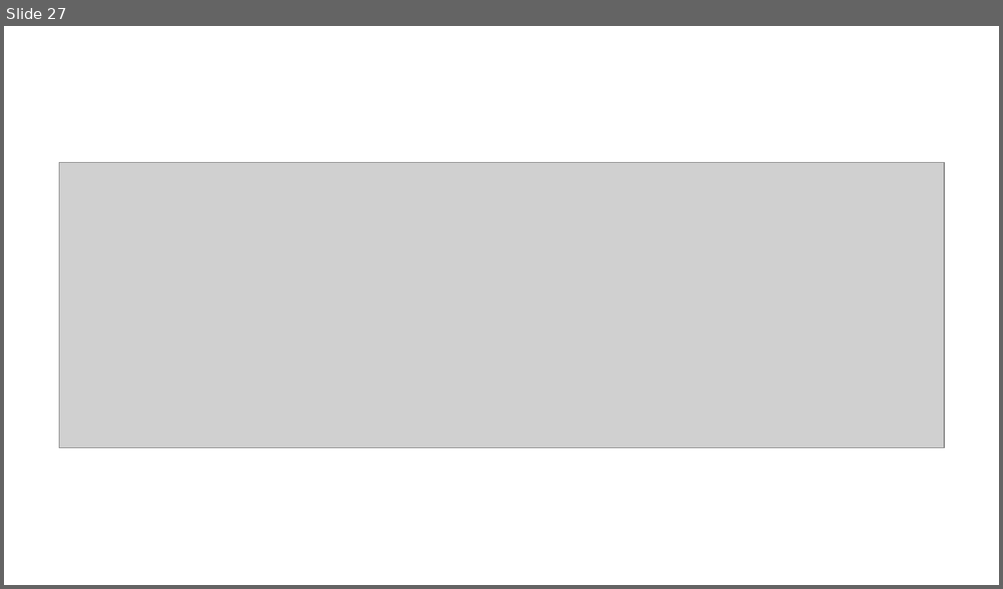
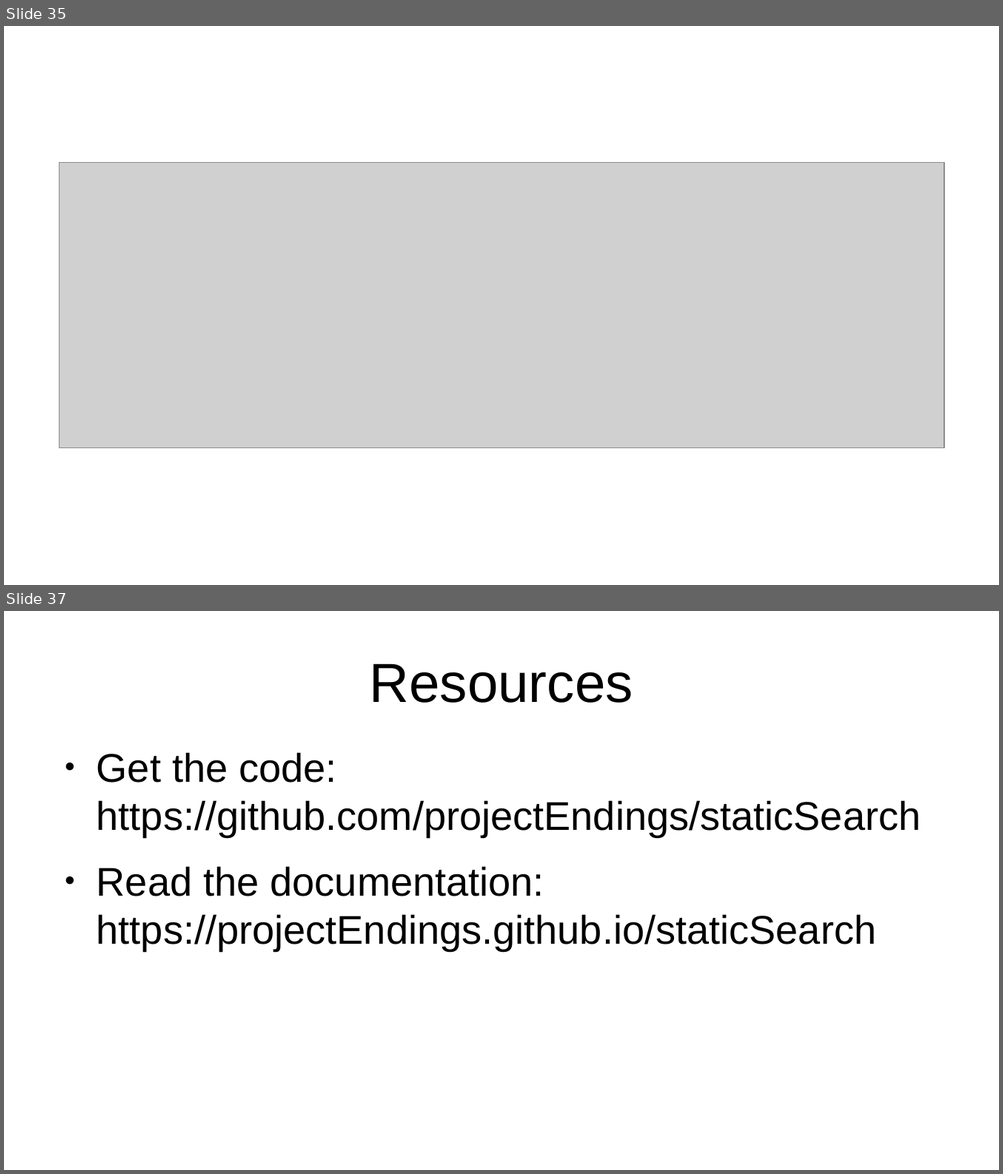
Before and after one commit to projectEndings/Endings, a slide deck: presentations/dhsi2020/staticSearch.odp. Shown one above the other, each under a label of ours: slide 27 before the commit, slides 35 and 37 after it; the slides between them are not shown. The pictures are 1003x589 and 1003x1174 pixels, drawn with LibreOffice and Linux fonts; fonts in the diff are those of the drawing; grey boxes stand for pictures. Boxes give left, top, right and bottom in pixels: in the first picture for what was removed or moved away, otherwise in the second. Text is boxed around its words. In the diff, an @@ line names an element or a change of style, - is before the commit and + after.

```diff
--- a/presentations/dhsi2020/staticSearch.odp
+++ b/presentations/dhsi2020/staticSearch.odp
@@ slide 37 added at (4, 611, 999, 1170), background #FFFFFF @@
@@ title added at (370, 664, 633, 703), 44 pt, text #000000 @@
+Resources
@@ text added at (96, 752, 921, 951), 32 pt, text #000000 @@
+● Get the code: https://github.com/projectEndings/staticSearch
+● Read the documentation: https://projectEndings.github.io/staticSearch
@@ what was slide 27 is now slide 35 @@
```
Also in this commit, not shown: 2 slides changed, 10 other slides added.
